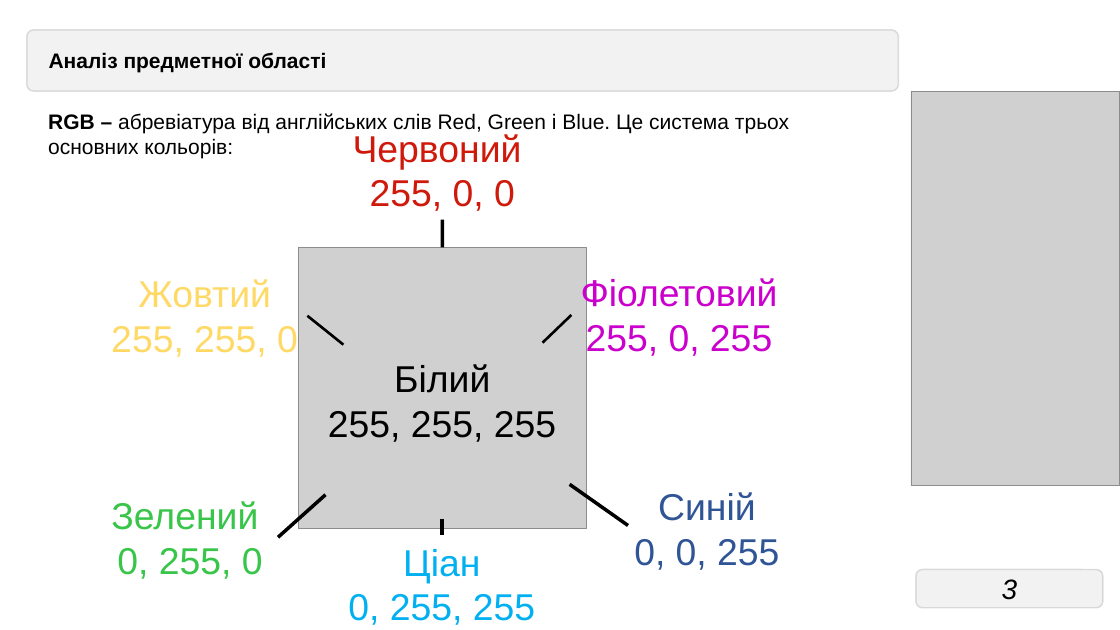
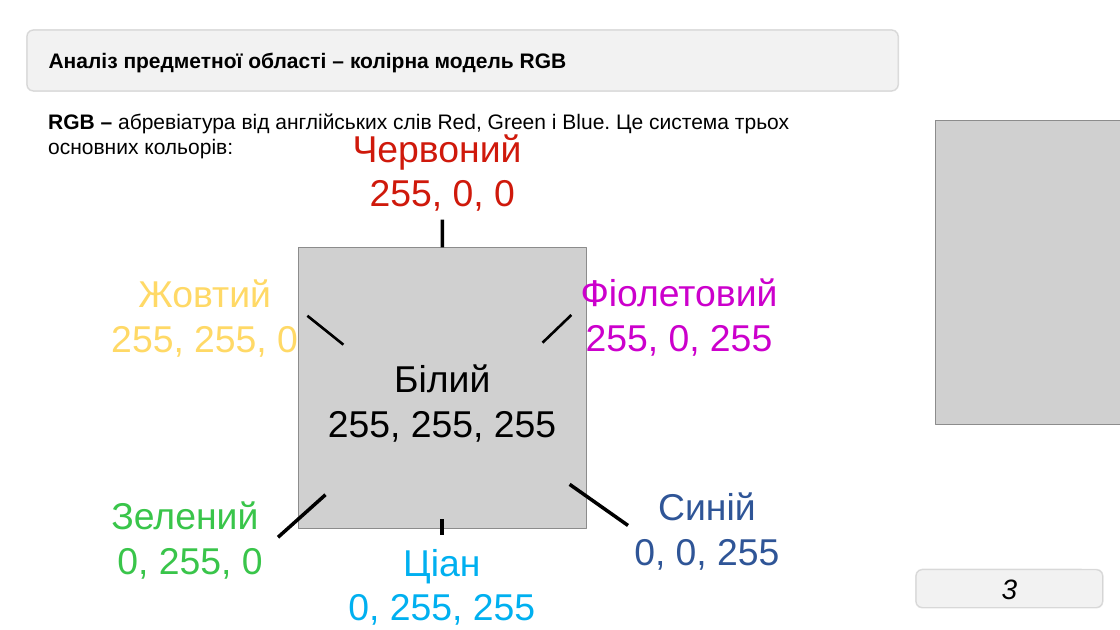
Before and after one commit to Dar-Tei/GuessTheColorGame, a slide deck: slide 3 of Курсова робота(Виступ)Журба О.Р. ПЗ-32-1ду.pptx. Drawn at 1120x630 pixels with LibreOffice and Linux fonts; fonts in the diff are those of the drawing; grey boxes stand for pictures. Boxes give left, top, right and bottom in pixels: in the first picture for what was removed or moved away, otherwise in the second. Text is boxed around its words. In the diff, an @@ line names an element or a change of style, - is before the commit and + after.

```diff
--- a/Курсова робота(Виступ)Журба О.Р. ПЗ-32-1ду.pptx
+++ b/Курсова робота(Виступ)Журба О.Р. ПЗ-32-1ду.pptx
@@ text in rounded rectangle at [49, 52, 567, 73]: text changed @@
-Аналіз предметної області
+Аналіз предметної області – колірна модель RGB
@@ picture: place and size @@
-picture at [912, 91, 1120, 486]
+picture at [935, 121, 1120, 424]
```
Also in this commit, not shown: 7 other slides changed, 1 slide added, 1 other file.
